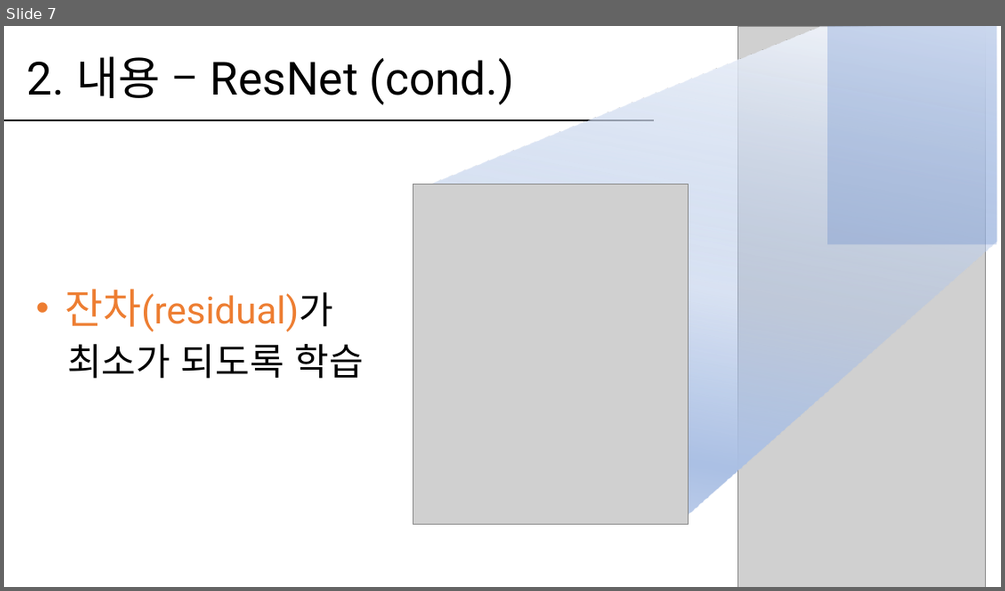
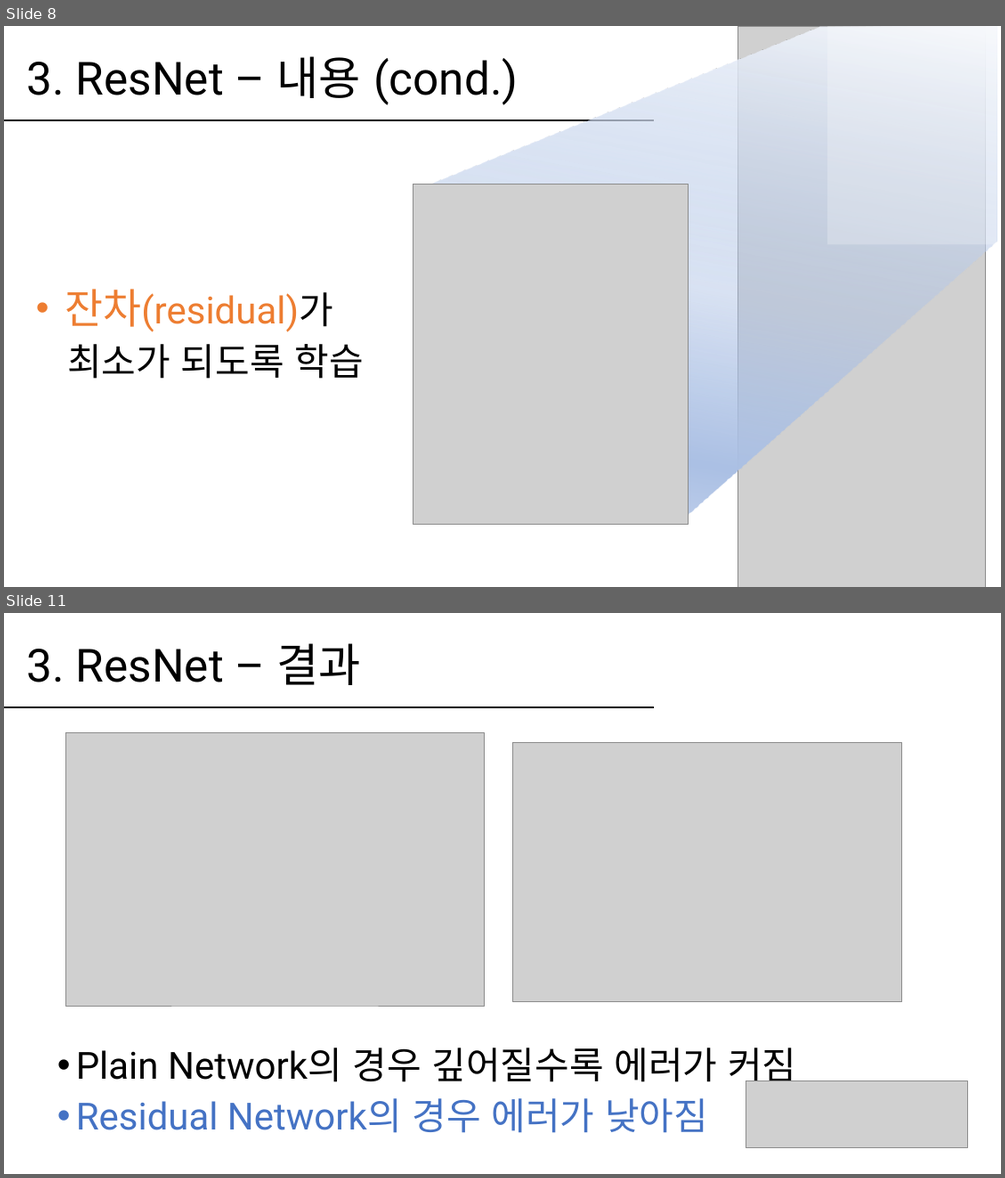
Before and after one commit to hanabzu/Computer-Vision-Project, a slide deck: report/발표_20154532.pptx. Shown one above the other, each under a label of ours: slide 7 before the commit, slides 8 and 11 after it; the slides between them are not shown. The pictures are 1005x591 and 1005x1178 pixels, drawn with LibreOffice and Linux fonts; fonts in the diff are those of the drawing; grey boxes stand for pictures. Boxes give left, top, right and bottom in pixels: in the first picture for what was removed or moved away, otherwise in the second. Text is boxed around its words. In the diff, an @@ line names an element or a change of style, - is before the commit and + after.

```diff
--- a/report/발표_20154532.pptx
+++ b/report/발표_20154532.pptx
@@ slide 11 added at (x1=4, y1=613, x2=1001, y2=1174), background #FFFFFF @@
@@ title added at (x1=27, y1=643, x2=360, y2=685), 44 pt, text #000000 @@
+3. ResNet – 결과
@@ line added from (4, 708) to (655, 708), #000000 1.5 pt @@
@@ picture added at (x1=66, y1=732, x2=484, y2=1005) @@
@@ picture added at (x1=513, y1=742, x2=902, y2=1002) @@
@@ text added at (x1=76, y1=1047, x2=796, y2=1133), 36 pt, text #000000 @@
+• Plain Network의 경우 깊어질수록 에러가 커짐
+• Residual Network의 경우 에러가 낮아짐
@@ picture added at (x1=745, y1=1080, x2=968, y2=1147) @@
@@ what was slide 7 is now slide 8 @@
@@ slide 8 changed as well @@
@@ rectangle at (x1=827, y1=26, x2=996, y2=244): fill #4472C4 at 24% opacity to #FFFFFF at 24% opacity @@
@@ title at (x1=27, y1=56, x2=518, y2=105): text changed @@
-2. 내용 – ResNet (cond.)
+3. ResNet – 내용 (cond.)
```
Also in this commit, not shown: 5 other slides changed, 13 other slides added, 6 slides removed, 2 other files.
